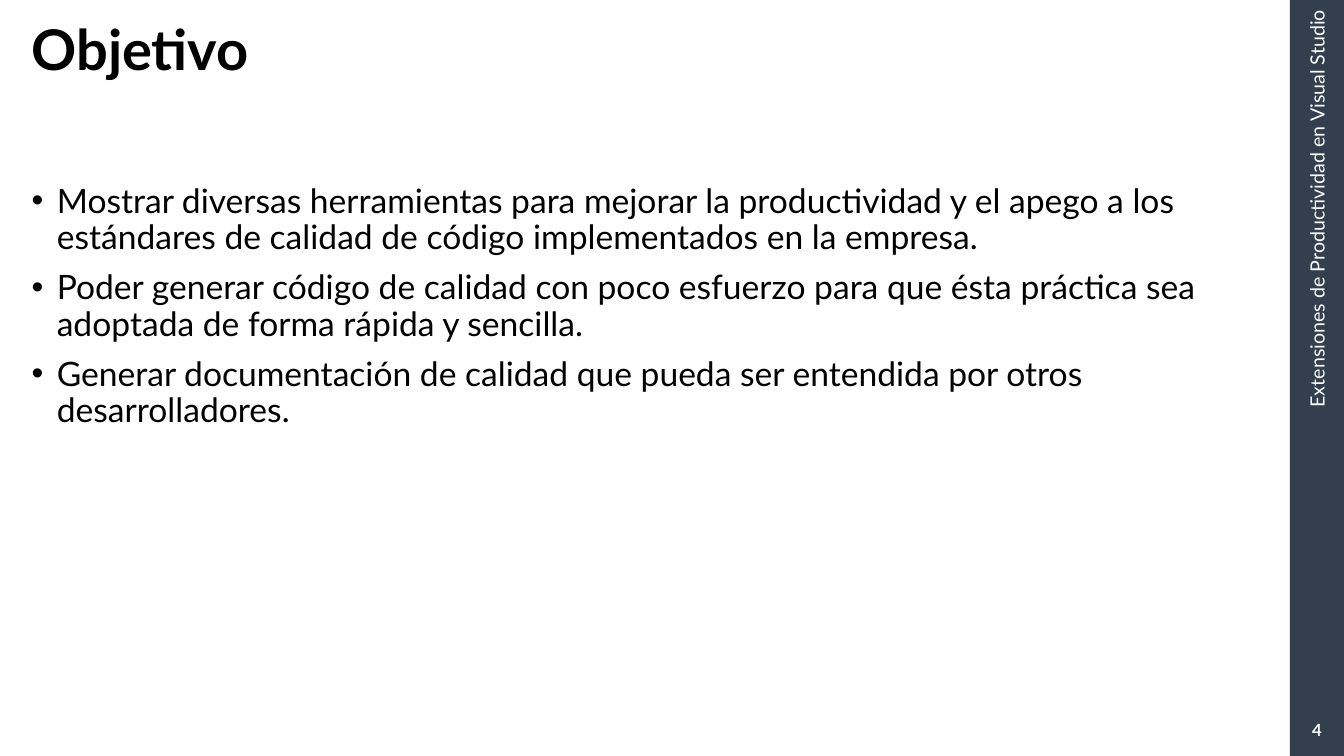
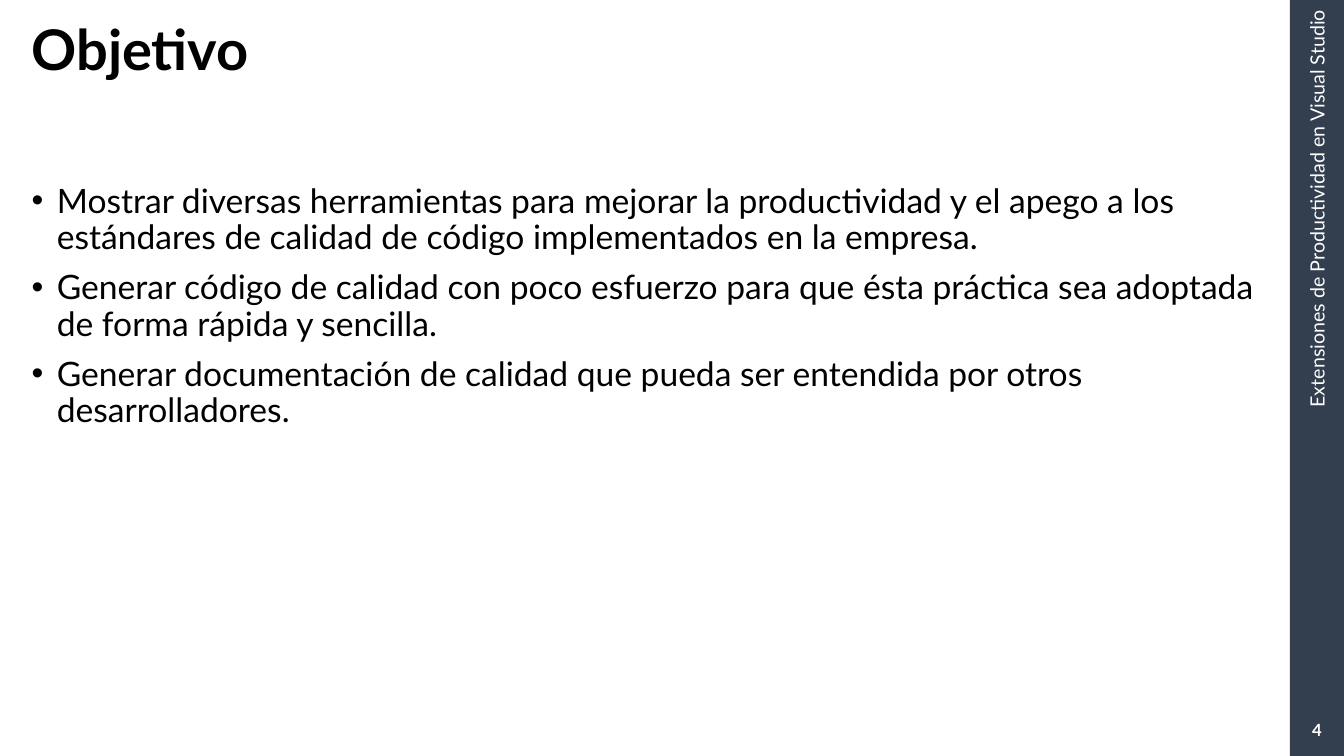
Before and after one commit to RGDotnet/Capacitacion, a slide deck: slide 4 of CapacitacionArmagedon/Diapositivas/Extensiones de productividad en visual studio.pptx. Drawn at 1344x756 pixels with LibreOffice and Linux fonts; fonts in the diff are those of the drawing; background and template pictures are left out. Boxes give left, top, right and bottom in pixels: in the first picture for what was removed or moved away, otherwise in the second. Text is boxed around its words. In the diff, an @@ line names an element or a change of style, - is before the commit and + after.

```diff
--- a/CapacitacionArmagedon/Diapositivas/Extensiones de productividad en visual studio.pptx
+++ b/CapacitacionArmagedon/Diapositivas/Extensiones de productividad en visual studio.pptx
@@ text at box(57, 274, 1253, 342): text changed @@
-• Poder generar código de calidad con poco esfuerzo para que ésta práctica sea adoptada de forma rápida y sencilla.
+• Generar código de calidad con poco esfuerzo para que ésta práctica sea adoptada de forma rápida y sencilla.
```
Also in this commit, not shown: 6 other slides changed, 2 slides added, 3 slides removed.
